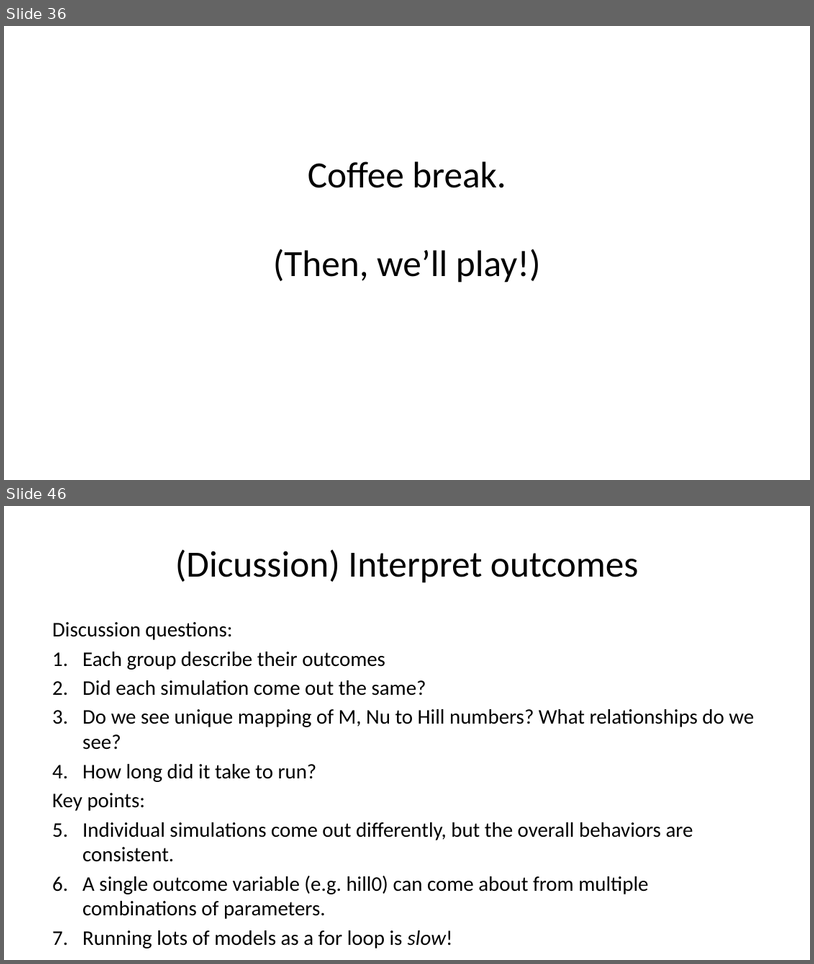
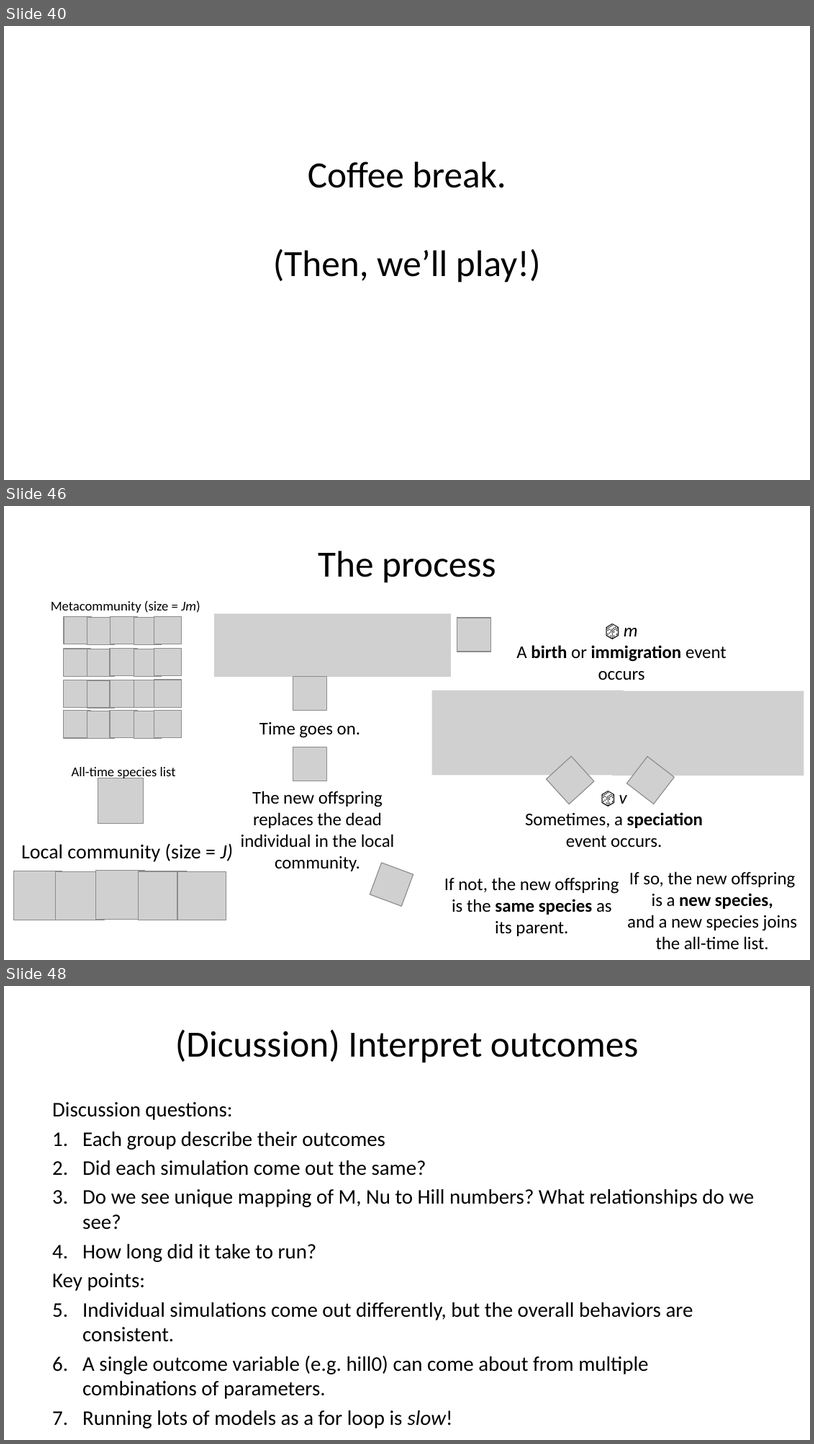
Before and after one commit to role-model/process-models-workshop, a slide deck: slides/slides_polishing.pptx. Shown one above the other, each under a label of ours: slides 36 and 46 before the commit, slides 40, 46 and 48 after it; the slides between them are not shown. The pictures are 814x964 and 814x1444 pixels, drawn with LibreOffice and Linux fonts; fonts in the diff are those of the drawing; grey boxes stand for pictures. Boxes give left, top, right and bottom in pixels: in the first picture for what was removed or moved away, otherwise in the second. Text is boxed around its words. In the diff, an @@ line names an element or a change of style, - is before the commit and + after.

```diff
--- a/slides/slides_polishing.pptx
+++ b/slides/slides_polishing.pptx
@@ slide 46 added at (4,506,810,960), background #FFFFFF @@
@@ title added at (318,551,496,583), 33 pt, text #000000 @@
+The process
@@ picture added at (214,613,452,676) @@
@@ picture added at (457,618,491,651) @@
@@ text added at (517,628,727,680), 16 pt, text #000000 @@
+🎲 m
+A birth or immigration event occurs
@@ picture added at (293,676,327,710) @@
@@ picture added at (432,690,624,775) @@
@@ picture added at (613,690,805,775) @@
@@ group added at (51,600,200,739): 20 pictures, 1 text @@
+Metacommunity (size = Jm)
@@ text added at (260,722,360,738), 16 pt, text #000000 @@
+Time goes on.
@@ picture added at (293,747,327,781) @@
@@ picture added at (546,757,594,804) @@
@@ picture added at (627,757,674,804) @@
@@ text added at (72,767,176,780), 12 pt, text #000000 @@
+All-time species list
@@ picture added at (98,777,143,823) @@
@@ text added at (241,790,395,871), 16 pt, text #000000 @@
+The new offspring replaces the dead individual in the local community.
@@ text added at (525,795,703,847), 16 pt, text #000000 @@
+🎲 v
+Sometimes, a speciation event occurs.
@@ text added at (21,843,233,862), 18 pt, text #000000 @@
+Local community (size = J)
@@ group added at (13,870,186,920): 4 pictures @@
@@ picture added at (178,871,226,920) @@
@@ picture added at (370,862,414,906) @@
@@ text added at (628,871,797,949), 16 pt, text #000000 @@
+If so, the new offspring is a new species,
+and a new species joins the all-time list.
@@ text added at (445,877,619,936), 16 pt, text #000000 @@
+If not, the new offspring is the same species as its parent.
@@ what was slide 36 is now slide 40 @@
@@ what was slide 46 is now slide 48 @@
```
Also in this commit, not shown: 17 slides changed, 8 other slides added, 7 slides removed, 1 other file.
